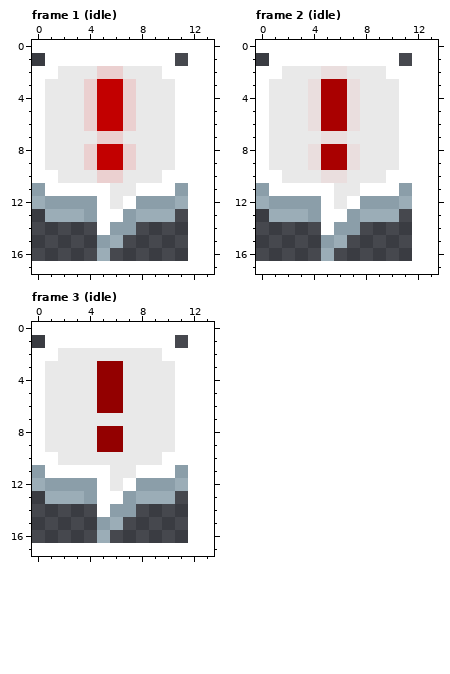
File history of a pixel-art file, assets/sprites/dialogue.aseprite. The picture above is the old version.
12x16 pixels, 3 frames. Shown: frame 1 (idle), frame 2 (idle), frame 3 (idle). The old version is drawn lined up with the new one, on the new canvas.
The result:
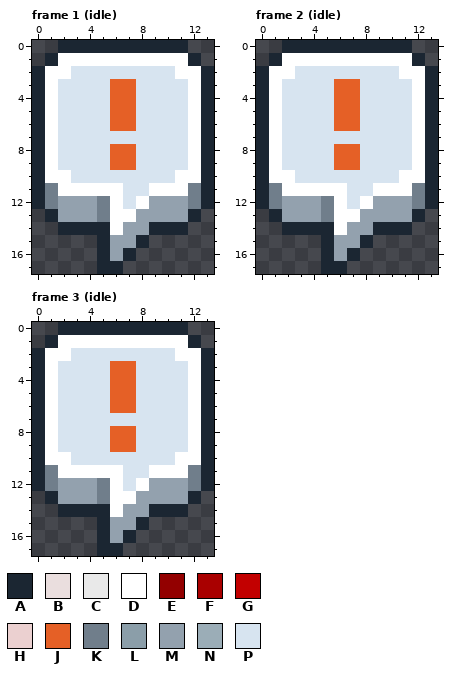
Palette (. is transparent): A #1b2632  B #eadede  C #e9e9e9  D #ffffff  E #930000  F #a90000  G #c20000  H #ebd0d0  J #e56026  K #707e8b  L #8b9ea9  M #93a1ae  N #9badb7  P #d7e4f0
Difference:
canvas 12x16 -> 14x18, the old top-left corner now at 0,1
Changed rows in their new state; - is an unchanged pixel.
Frame 1 (idle):
first column x 0:
 0 --AAAAAAAAAA--
 1 -A---------DA-
 2 A-DPPPPPPPP-DA
 3 ADPPPPJJPPPPDA
 4 ADPPPPJJPPPPDA
 5 ADPPPPJJPPPPDA
 6 ADPPPPJJPPPPDA
 7 ADPPPPPPPPPPDA
 8 ADPPPPJJPPPPDA
 9 ADPPPPJJPPPPDA
10 A-DPPPPPPPP-DA
11 AK----DPP--DKA
12 AKMMMKDPDMMMKA
13 -AMMMK-DMMMMA-
14 --AAAADMMAAA--
15 -----AMMA-----
16 -----AMA------
17 -----AA-------
Frame 2 (idle): the same change as frame 1 (idle)
Frame 3 (idle): the same change as frame 1 (idle)
